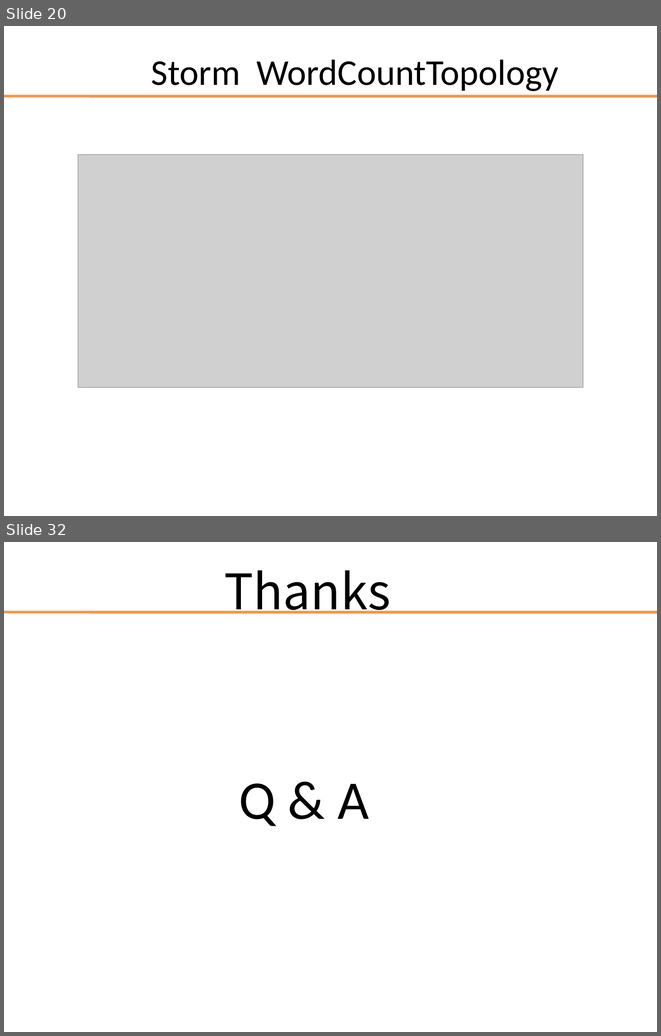
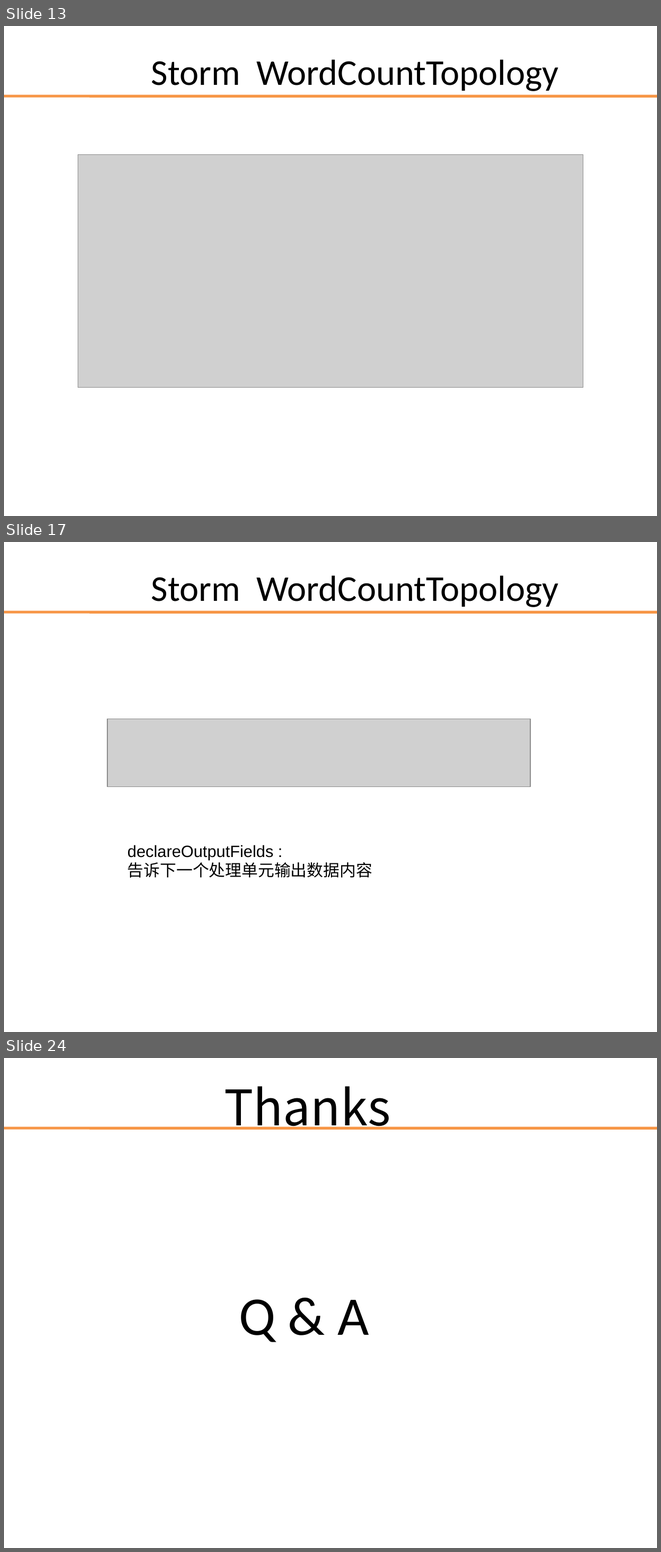
Before and after one commit to darionyaphets/darion_example, a slide deck: source/storm/storm_source.ppt. Shown one above the other, each under a label of ours: slides 20 and 32 before the commit, slides 13, 17 and 24 after it; the slides between them are not shown. The pictures are 661x1036 and 661x1552 pixels, drawn with LibreOffice and Linux fonts; fonts in the diff are those of the drawing; grey boxes stand for pictures; background and template pictures are left out. Boxes give left, top, right and bottom in pixels: in the first picture for what was removed or moved away, otherwise in the second. Text is boxed around its words. In the diff, an @@ line names an element or a change of style, - is before the commit and + after.

Commit message:
update 4 storm ppt

```diff
--- a/source/storm/storm_source.ppt
+++ b/source/storm/storm_source.ppt
@@ slide 17 added at (x1=4, y1=542, x2=657, y2=1032), background picture (left out); not listed: 1 template element that a slide beside it also shows @@
@@ title added at (x1=151, y1=575, x2=559, y2=607), 40 pt, text #000000 @@
+Storm WordCountTopology
@@ picture added at (x1=107, y1=719, x2=530, y2=787) @@
@@ text added at (x1=127, y1=845, x2=372, y2=877), 18 pt, text #000000 @@
+declareOutputFields :
+告诉下一个处理单元输出数据内容
@@ what was slide 20 is now slide 13 @@
@@ what was slide 32 is now slide 24 @@
```
Also in this commit, not shown: 7 slides changed, 7 other slides added, 16 slides removed.
